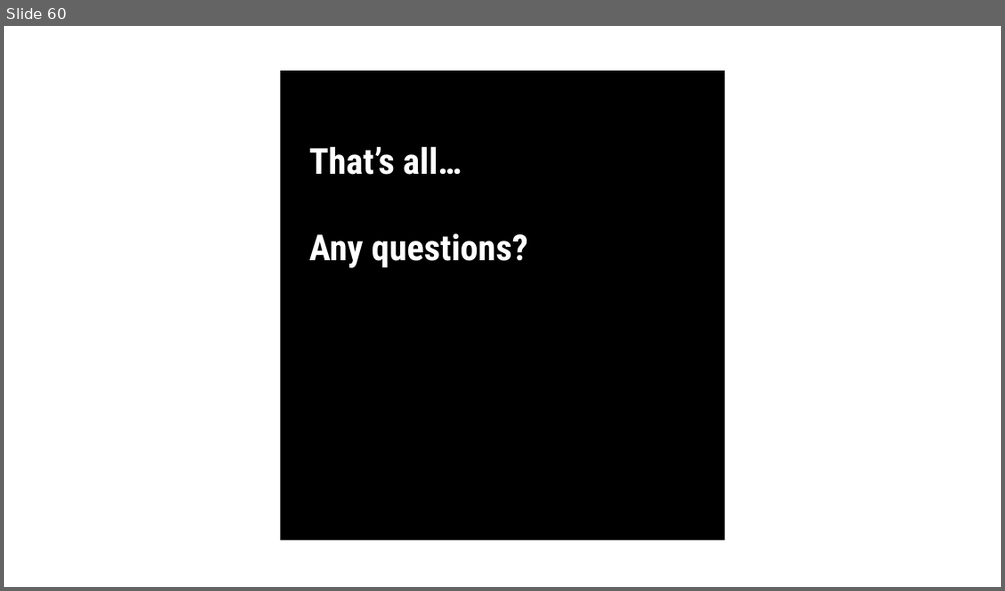
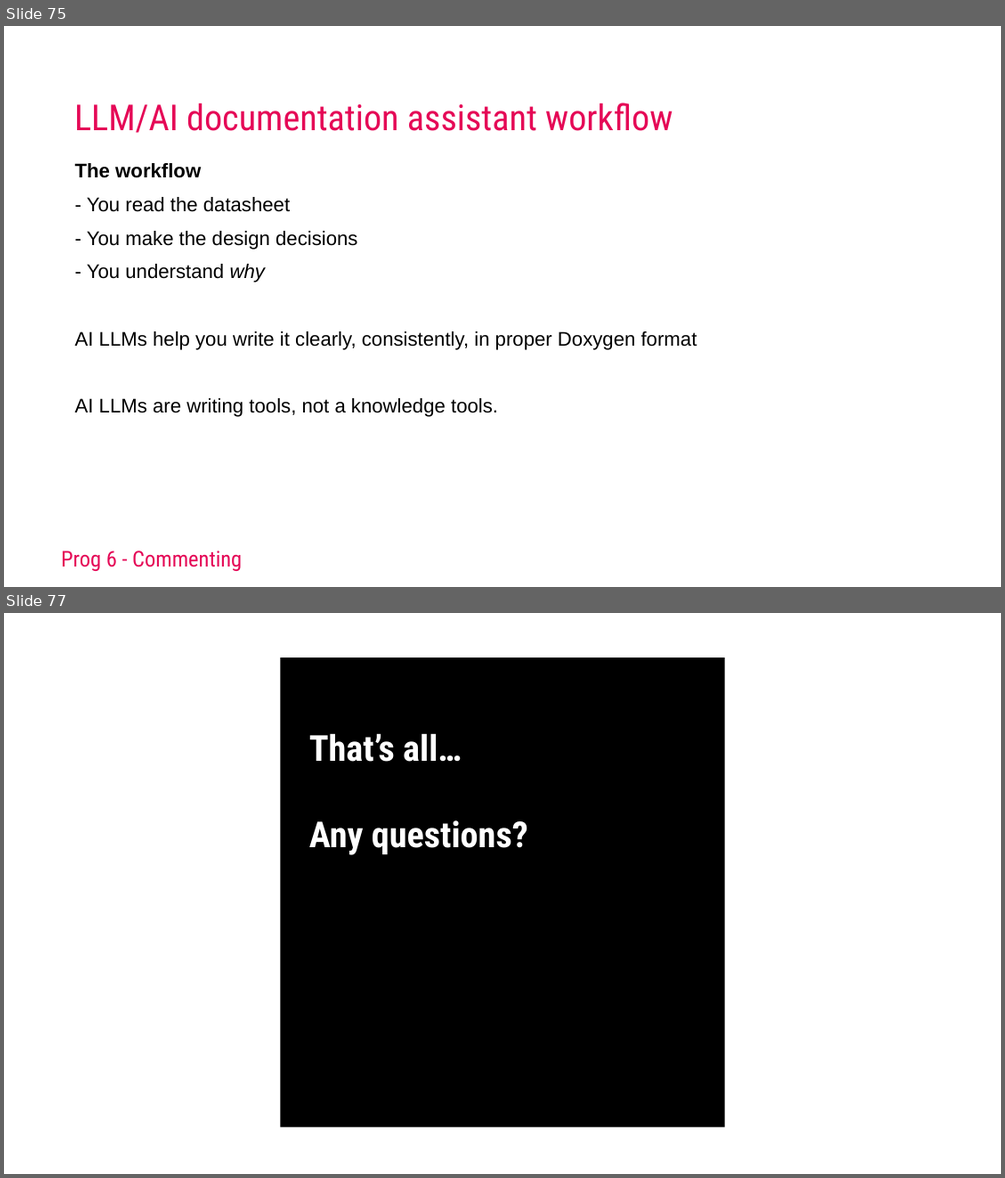
Before and after one commit to AEAEmbedded/ESE_PROG, a slide deck: Workshops/Commenting/Keynotes/Workshop Commenting 2025.pptx. Shown one above the other, each under a label of ours: slide 60 before the commit, slides 75 and 77 after it; the slides between them are not shown. The pictures are 1005x591 and 1005x1178 pixels, drawn with LibreOffice and Linux fonts; fonts in the diff are those of the drawing; background and template pictures are left out. Boxes give left, top, right and bottom in pixels: in the first picture for what was removed or moved away, otherwise in the second. Text is boxed around its words. In the diff, an @@ line names an element or a change of style, - is before the commit and + after.

Commit message:
Enh Workshop commenting

```diff
--- a/Workshops/Commenting/Keynotes/Workshop Commenting 2025.pptx
+++ b/Workshops/Commenting/Keynotes/Workshop Commenting 2025.pptx
@@ slide 75 added at (4,26,1001,587), background #FFFFFF @@
@@ title added at (74,103,672,133), 69 pt, text #E50856 @@
+LLM/AI documentation assistant workflow
@@ text added at (75,163,697,417), 38 pt, text #000000 @@
+The workflow
+- You read the datasheet
+- You make the design decisions
+- You understand why
+AI LLMs help you write it clearly, consistently, in proper Doxygen format
+AI LLMs are writing tools, not a knowledge tools.
@@ text added at (61,550,242,571), 42 pt, text #E50856 @@
+  Prog 6 - Commenting
@@ what was slide 60 is now slide 77 @@
```
Also in this commit, not shown: 16 other slides added, 10 other files.
